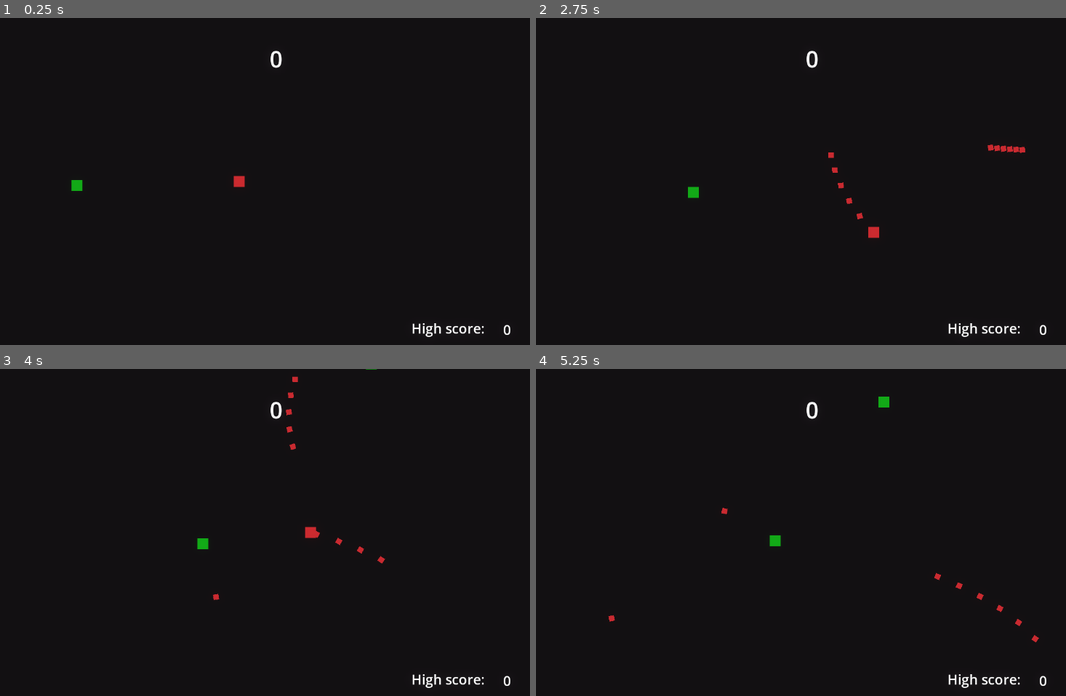
Above: before the commit, frames 1-4 (two rows, left to right).
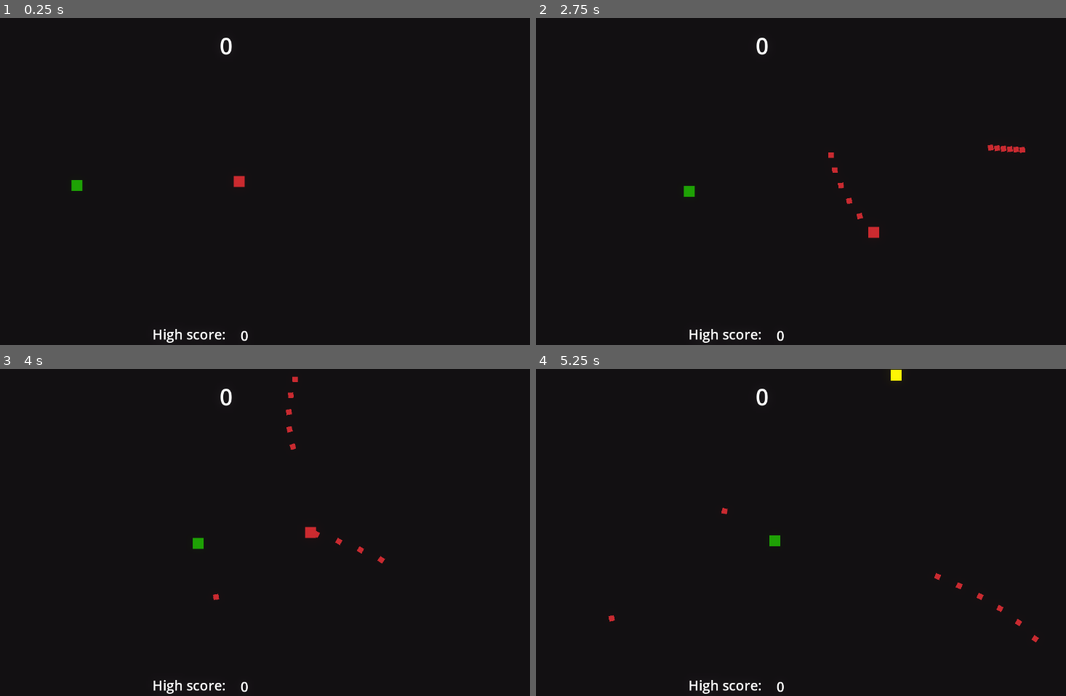
Above: after the commit, the same moments.

Repository: DiScarlet/ShootEm
Game: Godot game, scene res://scenes/arena.tscn
The game is run twice, just before and just after one commit, with the same random seed, the same clock (stepped at 60 frames per second) and the same inputs.
Inputs (mouse positions are in pixels of both pictures, inside the frame that each line leads up to):
- Up to frame 1 (0.25 s): no input
- Up to frame 2 (2.75 s): tap Enter at 0.5 s; move the mouse to (901, 165) at 0.52 s; press the mouse at (901, 165) at 0.53 s; hold D (move_right) 0.53-1.28 s; move the mouse to (657, 197) at 1.27 s; release the mouse at (657, 197) at 1.28 s; hold S (move_down) 1.28-2.03 s; click (657, 197) at 1.35 s; move the mouse to (832, 109) at 2.02 s; press the mouse at (832, 109) at 2.03 s; hold D (move_right) from 2.03 s (still down)
- Up to frame 3 (4 s): move the mouse to (212, 597) at 2.77 s; release D (move_right) at 2.78 s; release the mouse at (212, 597) at 2.78 s; hold W (move_up) 2.78-3.53 s; click (212, 597) at 2.85 s; move the mouse to (413, 581) at 3.52 s; press the mouse at (413, 581) at 3.53 s; hold A (move_left) from 3.53 s (still down)
- Up to frame 4 (5.25 s): move the mouse to (599, 483) at 4.27 s; release the mouse at (599, 483) at 4.28 s; click (599, 483) at 4.35 s; move the mouse to (806, 532) at 5.02 s; release A (move_left) at 5.03 s; press the mouse at (806, 532) at 5.03 s; hold S (move_down) from 5.03 s (still down)

The runs differ from the first frame. In frame 1, 0.6% of the frame differs, in the area x 28-97%, y 6-100%; in frame 2, 0.7%; in frame 3, 0.7%; in frame 4, 0.8%, in the area x 28-97%, y 0-100%.

Commit message:
Centralized enemies, added instances of different enemies

Diff:
--- a/scenes/arena.tscn
+++ b/scenes/arena.tscn
@@ -1,8 +1,11 @@
 [gd_scene format=3 uid="uid://b82kjfjjqgiey"]
 
 [ext_resource type="Script" uid="uid://b4b6aaleanmjd" path="res://scripts/arena.gd" id="1_wl4x5"]
+[ext_resource type="PackedScene" uid="uid://dhh0qewrl521k" path="res://scenes/Enemies/enemy_base.tscn" id="2_naajo"]
 [ext_resource type="PackedScene" uid="uid://c3yb2eql5pwpp" path="res://scenes/player.tscn" id="2_olpmc"]
-[ext_resource type="PackedScene" uid="uid://dhh0qewrl521k" path="res://scenes/enemy.tscn" id="3_olpmc"]
+[ext_resource type="PackedScene" uid="uid://b4ok3ievmdxys" path="res://scenes/Enemies/enemy_blue.tscn" id="3_41jku"]
+[ext_resource type="PackedScene" uid="uid://dhh0qewrl521k" path="res://scenes/enemies/enemy_base.tscn" id="3_olpmc"]
+[ext_resource type="PackedScene" uid="uid://dryair0vs6tgf" path="res://scenes/Enemies/enemy_yellow.tscn" id="4_k1k1x"]
 [ext_resource type="Script" uid="uid://q0l3nqxud6n2" path="res://scripts/UI/score.gd" id="4_xdvfk"]
 [ext_resource type="Script" uid="uid://bqbhw16j16xcc" path="res://scripts/UI/high_score.gd" id="5_4ag8t"]
 [ext_resource type="Script" uid="uid://b0xdbtaudahbx" path="res://scripts/camera_2d.gd" id="5_7ft05"]
@@ -15,6 +18,7 @@
 
 [node name="Arena" type="Node2D" unique_id=86317714]
 script = ExtResource("1_wl4x5")
+enemies = Array[PackedScene]([ExtResource("2_naajo"), ExtResource("3_41jku"), ExtResource("4_k1k1x")])
 
 [node name="Player" parent="." unique_id=1334363141 instance=ExtResource("2_olpmc")]
 position = Vector2(640, 360)
@@ -39,27 +43,30 @@
 offset_bottom = 720.0
 
 [node name="Score" type="Label" parent="UI/Control" unique_id=2071432060]
-layout_mode = 0
-offset_left = 707.0
-offset_top = 55.0
-offset_right = 747.0
-offset_bottom = 78.0
+layout_mode = 1
+anchors_preset = 5
+anchor_left = 0.5
+anchor_right = 0.5
+offset_left = -43.0
+offset_top = 26.0
+offset_right = 43.0
+offset_bottom = 95.0
+grow_horizontal = 2
 theme_override_font_sizes/font_size = 50
 text = "100"
 script = ExtResource("4_xdvfk")
 
 [node name="HighScoreVal" type="Label" parent="UI/Control" unique_id=2140397873]
 layout_mode = 1
-anchors_preset = 3
-anchor_left = 1.0
+anchors_preset = 7
+anchor_left = 0.5
 anchor_top = 1.0
-anchor_right = 1.0
+anchor_right = 0.5
 anchor_bottom = 1.0
-offset_left = -59.0
-offset_top = -41.0
-offset_right = -19.0
-offset_bottom = -13.0
-grow_horizontal = 0
+offset_left = 3.0
+offset_top = -42.0
+offset_right = 54.0
+grow_horizontal = 2
 grow_vertical = 0
 theme_override_font_sizes/font_size = 30
 text = "100"
@@ -67,16 +74,16 @@
 
 [node name="HighScoreText" type="Label" parent="UI/Control" unique_id=1479550535]
 layout_mode = 1
-anchors_preset = 3
-anchor_left = 1.0
+anchors_preset = 7
+anchor_left = 0.5
 anchor_top = 1.0
-anchor_right = 1.0
+anchor_right = 0.5
 anchor_bottom = 1.0
-offset_left = -186.0
-offset_top = -39.0
-offset_right = -100.0
-offset_bottom = -16.0
-grow_horizontal = 0
+offset_left = -191.0
+offset_top = -45.0
+offset_right = -30.0
+offset_bottom = -3.0
+grow_horizontal = 2
 grow_vertical = 0
 theme_override_font_sizes/font_size = 30
 text = "High score:"
--- a/scenes/blood_particles.tscn
+++ b/scenes/blood_particles.tscn
@@ -5,6 +5,7 @@
 
 [node name="BloodParticles" type="CPUParticles2D" unique_id=2015632048]
 z_index = -5
+emitting = false
 amount = 15
 texture = ExtResource("1_4enpv")
 lifetime = 0.2
--- a/scenes/enemy.tscn
+++ b/scenes/enemies/enemy_base.tscn
@@ -1,17 +1,17 @@
 [gd_scene format=3 uid="uid://dhh0qewrl521k"]
 
-[ext_resource type="Texture2D" uid="uid://jtgxew27578n" path="res://assets/sprites/Square.png" id="1_7p1mj"]
-[ext_resource type="Script" uid="uid://badihmff42wu1" path="res://scripts/enemy.gd" id="2_md0e3"]
+[ext_resource type="Texture2D" uid="uid://jtgxew27578n" path="res://assets/sprites/Square.png" id="1_8e3ao"]
+[ext_resource type="Script" uid="uid://badihmff42wu1" path="res://scripts/enemy.gd" id="2_38ino"]
 
 [sub_resource type="RectangleShape2D" id="RectangleShape2D_md0e3"]
 size = Vector2(16, 16)
 
-[node name="Enemy" type="Sprite2D" unique_id=81046350]
-modulate = Color(0.07962746, 0.6557584, 0.09424303, 1)
+[node name="EnemyBase" type="Sprite2D" unique_id=81046350]
+modulate = Color(0.118338756, 0.623922, 0.040260218, 1)
 position = Vector2(640, 360)
 scale = Vector2(1.5, 1.5)
-texture = ExtResource("1_7p1mj")
-script = ExtResource("2_md0e3")
+texture = ExtResource("1_8e3ao")
+script = ExtResource("2_38ino")
 
 [node name="Hitbox" type="Area2D" parent="." unique_id=14445288 groups=["Enemy"]]
 
--- /dev/null
+++ b/scenes/enemies/enemy_blue.tscn
@@ -0,0 +1,9 @@
+[gd_scene format=3 uid="uid://b4ok3ievmdxys"]
+
+[ext_resource type="PackedScene" uid="uid://dhh0qewrl521k" path="res://scenes/enemies/enemy_base.tscn" id="1_cgo6u"]
+
+[node name="EnemyBase" unique_id=81046350 instance=ExtResource("1_cgo6u")]
+modulate = Color(0.12941177, 0.10980392, 0.96862745, 1)
+SPEED = 100
+MAX_HP = 5
+KNOCKBACK = 300
--- /dev/null
+++ b/scenes/enemies/enemy_yellow.tscn
@@ -0,0 +1,9 @@
+[gd_scene format=3 uid="uid://dryair0vs6tgf"]
+
+[ext_resource type="PackedScene" uid="uid://dhh0qewrl521k" path="res://scenes/enemies/enemy_base.tscn" id="1_v200n"]
+
+[node name="EnemyYellow" unique_id=81046350 instance=ExtResource("1_v200n")]
+modulate = Color(0.99215686, 0.9647059, 0.039215688, 1)
+SPEED = 50
+MAX_HP = 15
+KNOCKBACK = 1000
--- a/scripts/arena.gd
+++ b/scripts/arena.gd
@@ -4,8 +4,9 @@
 #consts
 const WINDOW_SIZE = GameManager.WINDOW_SIZE
 const ENEMY_SPAWN_OFFSET = 160
+#exports
+@export var enemies: Array [PackedScene]
 #locals
-var enemy_1 = preload("res://scenes/enemy.tscn")
 #Godot elements
 @onready var interval_timer: Timer = $IntervalTimer
 @onready var enemy_spawn_timer: Timer = $EnemySpawnTimer
@@ -45,8 +46,9 @@
 		x = randi_range(-ENEMY_SPAWN_OFFSET, WINDOW_SIZE.x + ENEMY_SPAWN_OFFSET)
 
 	var enemy_position = Vector2(x ,y)
+	var enemy_ind = randi_range(0, enemies.size() - 1)
 
-	GameManager.instance_node(enemy_1, enemy_position, GameManager.node_creation_parent)
+	GameManager.instance_node(enemies[enemy_ind], enemy_position, GameManager.node_creation_parent)
 
 func _on_interval_timer_timeout() -> void:
 	if enemy_spawn_timer.wait_time >= GameManager.MAX_DIFFICULTY:
--- a/scripts/camera_2d.gd
+++ b/scripts/camera_2d.gd
@@ -22,6 +22,8 @@
 
 	if is_screen_shaking:
 		global_position += Vector2(randi_range(-shake_intensity, shake_intensity), randi_range(-shake_intensity, shake_intensity)) * delta
+	else:
+		global_position = lerp(global_position, Vector2(GameManager.WINDOW_SIZE / 2), 0.3)
 
 #action functions
 func screen_shake(intensity, time):
@@ -34,4 +36,3 @@
 #event functions
 func _on_screen_shake_timer_timeout() -> void:
 	is_screen_shaking = false
-	global_position = GameManager.WINDOW_SIZE / 2
--- /dev/null
+++ b/scripts/cores/EnemyCore.gd
@@ -0,0 +1,56 @@
+extends Sprite2D
+
+#VARS
+#exports
+@export var SPEED = 80
+@export var MAX_HP = 3
+@export var KNOCKBACK = 600
+#locals
+var velocity = Vector2()
+var stun = false
+@onready var hp = MAX_HP
+var blood_particles = preload("res://scenes/blood_particles.tscn")
+#Godot elements
+@onready var stun_timer: Timer = $StunTimer
+@onready var current_color = modulate
+
+#FUNCS
+#system overrides
+func _process(_delta: float) -> void:
+	if hp <= 0:
+		if GameManager.camera != null:
+			GameManager.camera.screen_shake(GameManager.SHAKE_INTENSITY, 0.1)
+
+		GameManager.points += 10
+		if GameManager.node_creation_parent != null:
+			var blood_part_instance = GameManager.instance_node(blood_particles, global_position, GameManager.node_creation_parent)
+			blood_part_instance.rotation = velocity.angle()
+		queue_free()
+
+#action items
+func basic_movement_towards_player(delta: float) -> void:
+	if GameManager.player != null and stun == false:
+		velocity = global_position.direction_to(GameManager.player.global_position)
+		global_position += velocity * SPEED * delta
+	elif stun:
+		velocity = lerp(velocity, Vector2(0, 0), 0.3)
+		global_position += velocity * delta
+
+#event functions
+	#custom
+func on_damaged(stun_timer: Timer):
+		modulate = Color(1, 1, 1)
+		velocity = -velocity * KNOCKBACK
+		hp -= 1
+		stun = true
+		stun_timer.start()
+
+	#system
+func _on_hitbox_area_entered(area: Area2D) -> void:
+	if area.is_in_group("EnemyDamager") and !stun:
+		on_damaged(stun_timer)
+		area.get_parent().queue_free()
+
+func _on_stun_timer_timeout() -> void:
+	modulate = Color(current_color)
+	stun = false
--- a/scripts/enemy.gd
+++ b/scripts/enemy.gd
@@ -1,49 +1,8 @@
-extends Sprite2D
-
-#VARS
-#consts
-const SPEED = 80
-const MAX_HP = 3
-#locals
-var velocity = Vector2()
-var stun = false
-var hp = MAX_HP
-var blood_particles = preload("res://scenes/blood_particles.tscn")
-#Godot elements
-@onready var stun_timer: Timer = $StunTimer
+extends "res://scripts/cores/EnemyCore.gd"
 
 
 #FUNCS
 #system overrides
 func _process(delta: float) -> void:
-	if GameManager.player != null and stun == false:
-		velocity = global_position.direction_to(GameManager.player.global_position)
-	elif stun:
-		velocity = lerp(velocity, Vector2(0, 0), 0.3)
-
-	global_position += velocity * SPEED * delta
-
-	if hp <= 0:
-		if GameManager.camera != null:
-			GameManager.camera.screen_shake(GameManager.SHAKE_INTENSITY, 0.1)
-
-		GameManager.points += 10
-		if GameManager.node_creation_parent != null:
-			var blood_part_instance = GameManager.instance_node(blood_particles, global_position, GameManager.node_creation_parent)
-			blood_part_instance.rotation = velocity.angle()
-		queue_free()
-
-
-#event functions
-func _on_hitbox_area_entered(area: Area2D) -> void:
-	if area.is_in_group("EnemyDamager"):
-		modulate = Color(1, 1, 1)
-		velocity = -velocity * 4
-		hp -= 1
-		stun = true
-		stun_timer.start()
-		area.get_parent().queue_free()
-
-func _on_stun_timer_timeout() -> void:
-	modulate = Color("14a718")
-	stun = false
+	basic_movement_towards_player(delta)
+	super(delta)
--- a/scripts/singletons/GameManager.gd
+++ b/scripts/singletons/GameManager.gd
@@ -16,7 +16,6 @@
 var player = null
 var camera = null
 
-
 #FUNCS
 #action functions
 func instance_node(node, location, parent):
Not shown, added: scripts/cores/EnemyCore.gd.uid
